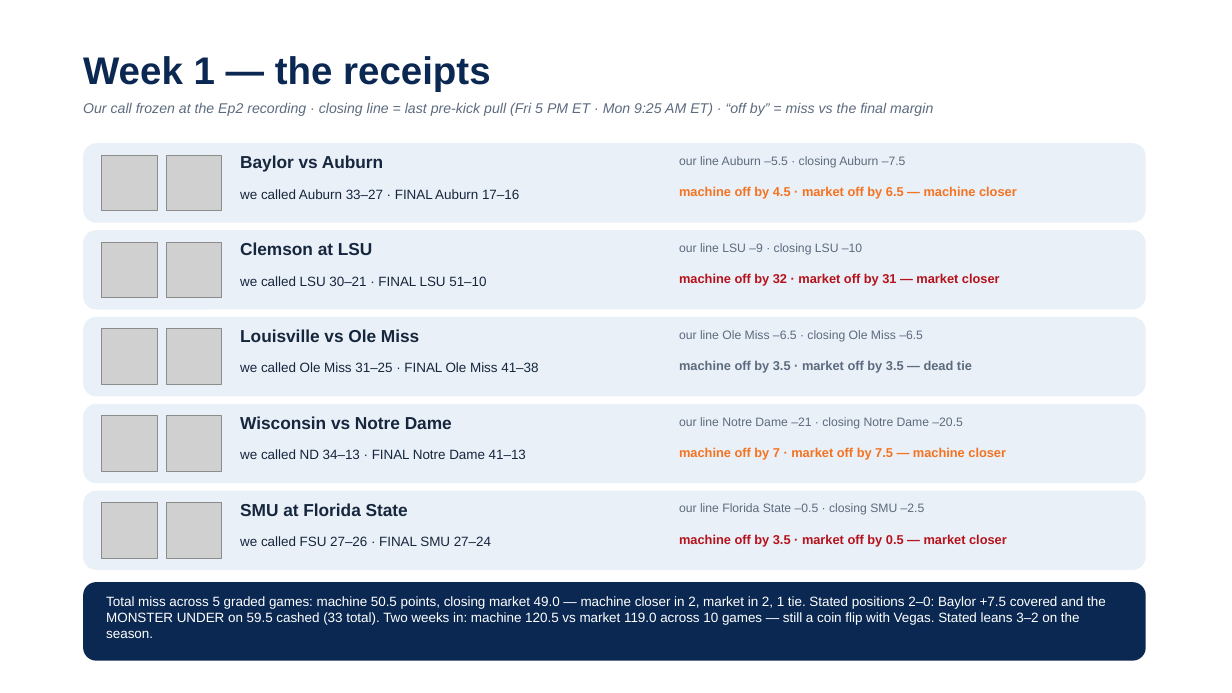
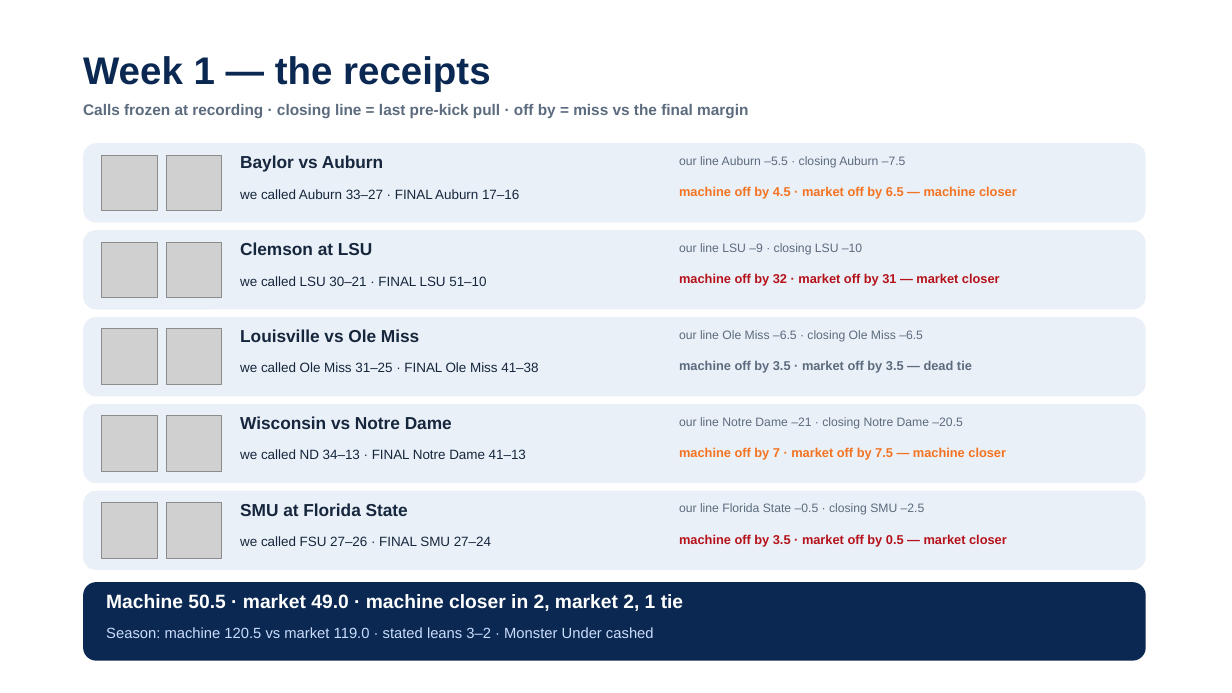
Before and after one commit to lucasalvarezflorida-lab/ncaa-fbs-analytics, a slide deck: slide 5 of decks/2026_Week2_Episode3.pptx. Drawn at 1232x693 pixels with LibreOffice and Linux fonts; fonts in the diff are those of the drawing; grey boxes stand for pictures. Boxes give left, top, right and bottom in pixels: in the first picture for what was removed or moved away, otherwise in the second. Text is boxed around its words. In the diff, an @@ line names an element or a change of style, - is before the commit and + after.

```diff
--- a/decks/2026_Week2_Episode3.pptx
+++ b/decks/2026_Week2_Episode3.pptx
@@ text at <box>83,104,748,118</box>: text changed; size 11 to 12 pt; bold on; italic off @@
-Our call frozen at the Ep2 recording · closing line = last pre-kick pull (Fri 5 PM ET · Mon 9:25 AM ET) · “off by” = miss vs the final margin
+Calls frozen at recording · closing line = last pre-kick pull · off by = miss vs the final margin
@@ text at <box>106,594,683,611</box>: text changed; size 10.5 to 15 pt; bold on @@
-Total miss across 5 graded games: machine 50.5 points, closing market 49.0 — machine closer in 2, market in 2, 1 tie. Stated positions 2–0: Baylor +7.5 covered and the MONSTER UNDER on 59.5 cashed (33 total). Two weeks in: machine 120.5 vs market 119.0 across 10 games — still a coin flip with Vegas. Stated leans 3–2 on the season.
+Machine 50.5 · market 49.0 · machine closer in 2, market 2, 1 tie
@@ text added at <box>106,627,654,638</box>, 11.5 pt, text #CADCFC @@
+Season: machine 120.5 vs market 119.0 · stated leans 3–2 · Monster Under cashed
```
Also in this commit, not shown: 4 other slides changed, 1 other file.
